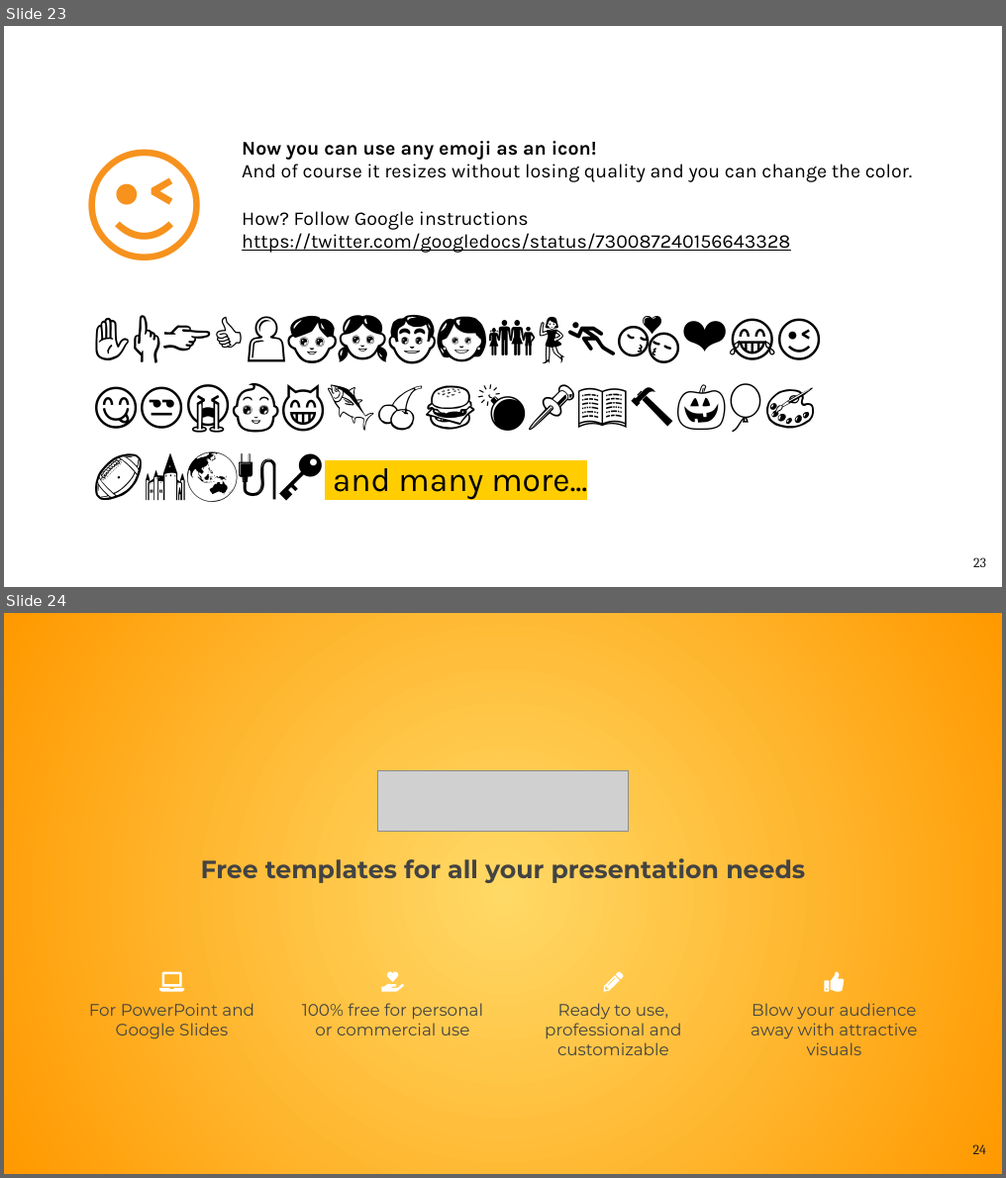
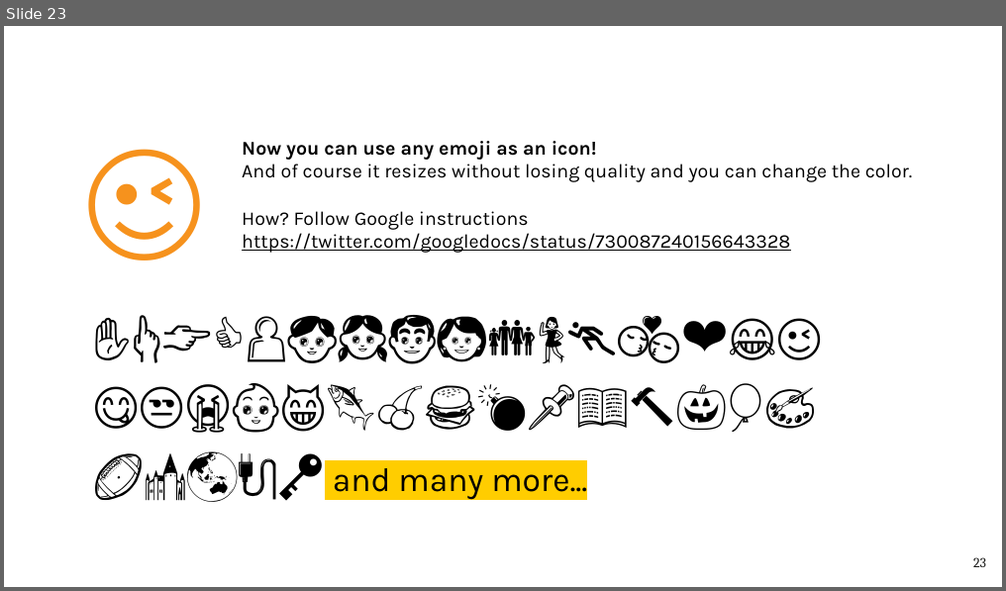
Before and after one commit to DanielaNy/Pyladies_Amsterdam_Capstone_Project, a slide deck: Team_11_Capstone_PyladiesAms.pptx. Shown one above the other, each under a label of ours: slides 23 and 24 before the commit, slide 23 after it. The pictures are 1006x1178 and 1006x591 pixels, drawn with LibreOffice and Linux fonts; fonts in the diff are those of the drawing; grey boxes stand for pictures. Boxes give left, top, right and bottom in pixels: in the first picture for what was removed or moved away, otherwise in the second. Text is boxed around its words. In the diff, an @@ line names an element or a change of style, - is before the commit and + after.

```diff
--- a/Team_11_Capstone_PyladiesAms.pptx
+++ b/Team_11_Capstone_PyladiesAms.pptx
@@ slide 24 removed at (4,613,1002,1174), background gradient #FFD966 to #FF9900 @@
@@ picture removed at (378,771,629,832) @@
@@ text removed at (201,859,805,883) @@
-Free templates for all your presentation needs
@@ group removed at (89,972,917,1056): 4 texts, 4 freeform shapes @@
-Ready to use, professional and customizable
-100% free for personal or commercial use
-Blow your audience away with attractive visuals
-For PowerPoint and Google Slides
@@ page number removed at (973,1145,986,1155) @@
-24
```
Also in this commit, not shown: 6 slides changed.
